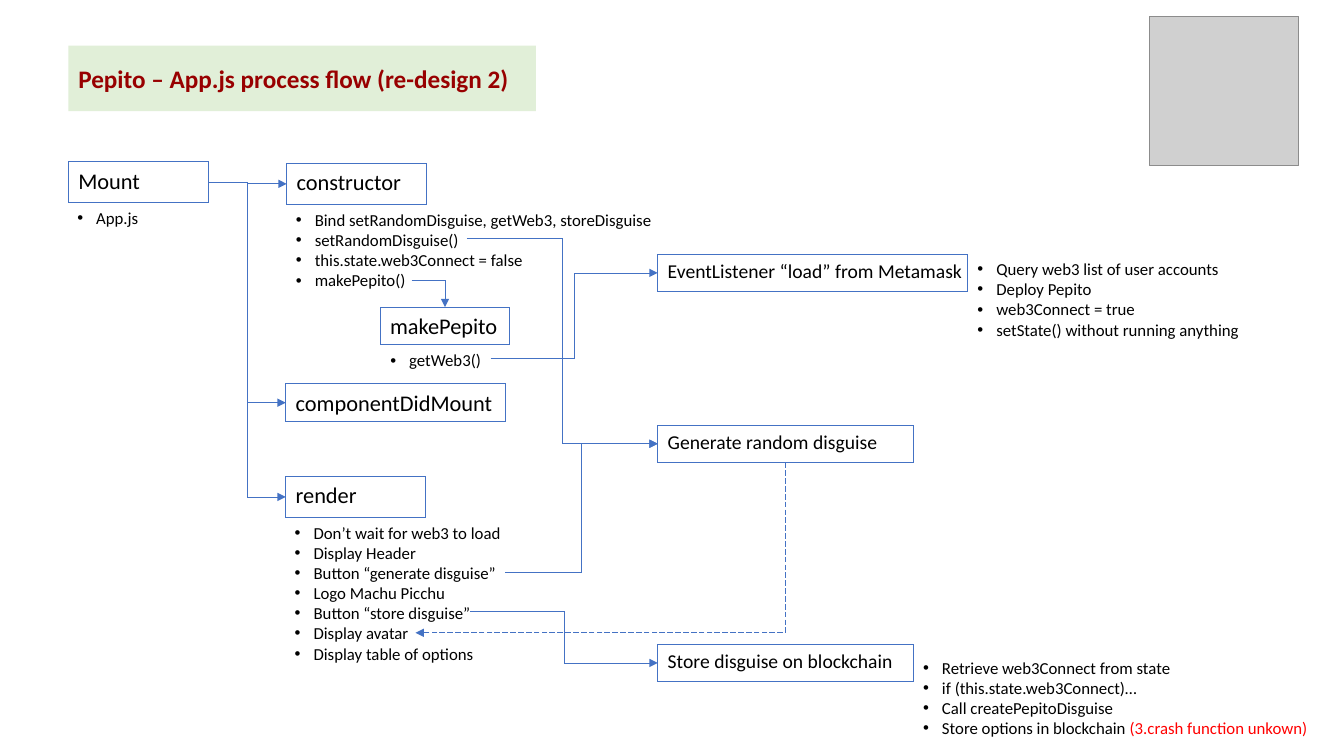
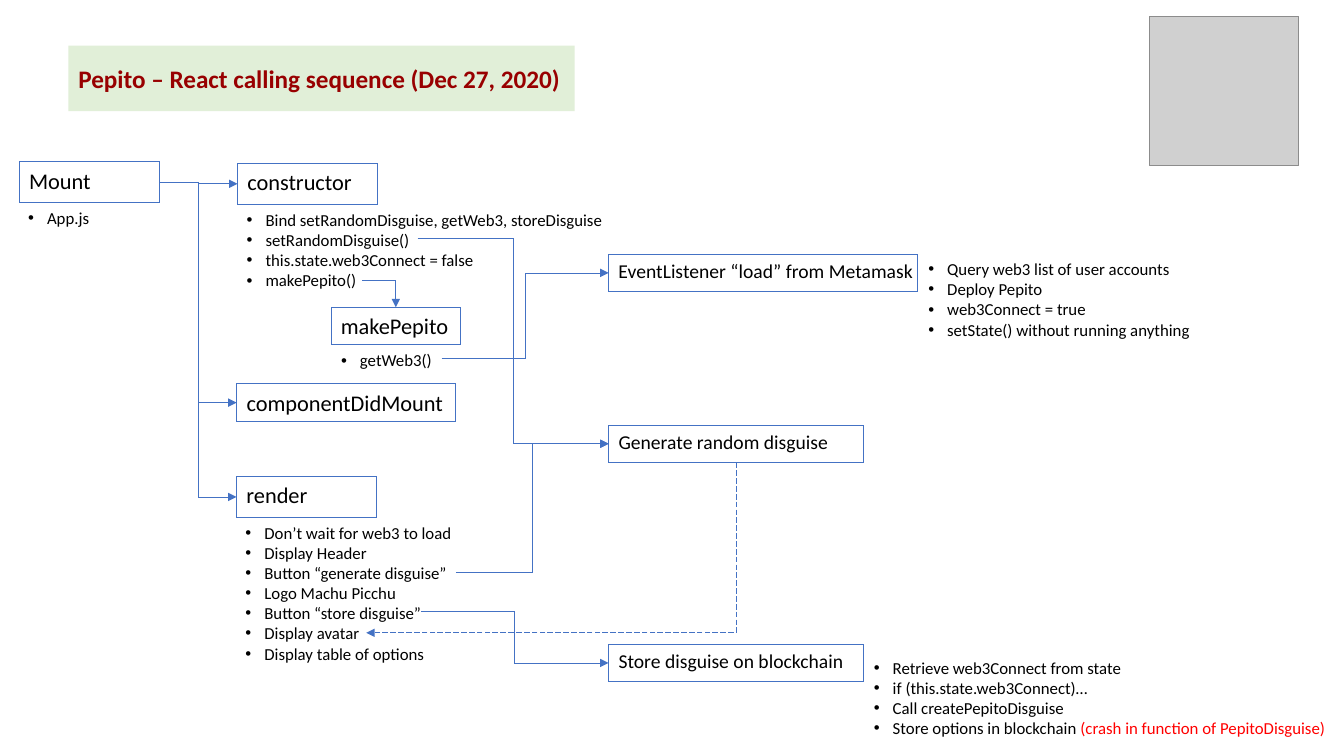
Before and after one commit to kvutien/Project-Machu-Picchu-2020, a slide deck: slide 6 of Pepito/Final Project Design.pptx. Drawn at 1344x756 pixels with LibreOffice and Linux fonts; fonts in the diff are those of the drawing; grey boxes stand for pictures. Boxes give left, top, right and bottom in pixels: in the first picture for what was removed or moved away, otherwise in the second. Text is boxed around its words. In the diff, an @@ line names an element or a change of style, - is before the commit and + after.

```diff
--- a/Pepito/Final Project Design.pptx
+++ b/Pepito/Final Project Design.pptx
@@ rectangle "Pepito – React calling sequence ...": place and size @@
-rectangle "Pepito – React calling sequence ..." at [69, 45, 536, 111]
+rectangle "Pepito – React calling sequence ..." at [69, 45, 575, 111]
@@ text in rectangle at [78, 69, 560, 93]: text changed @@
-Pepito – App.js process flow (re-design 2)
+Pepito – React calling sequence (Dec 27, 2020)
@@ 9 elbow arrows, 8 rectangles, 5 texts: place and size @@
-9 elbow arrows, 8 rectangles, 5 texts at [69, 162, 1238, 682]
+9 elbow arrows, 8 rectangles, 5 texts at [19, 162, 1189, 682]
@@ text "Retrieve web3Connect from state": place and size @@
-text "Retrieve web3Connect from state" at [942, 662, 1307, 737]
+text "Retrieve web3Connect from state" at [893, 662, 1325, 737]
@@ text at [893, 722, 1325, 737]: text changed; text colour #000000 to #FF0000 @@
-• Store options in blockchain (3.crash function unkown)
+• Store options in blockchain (crash in function of PepitoDisguise)
```
Also in this commit, not shown: 3 other files.
